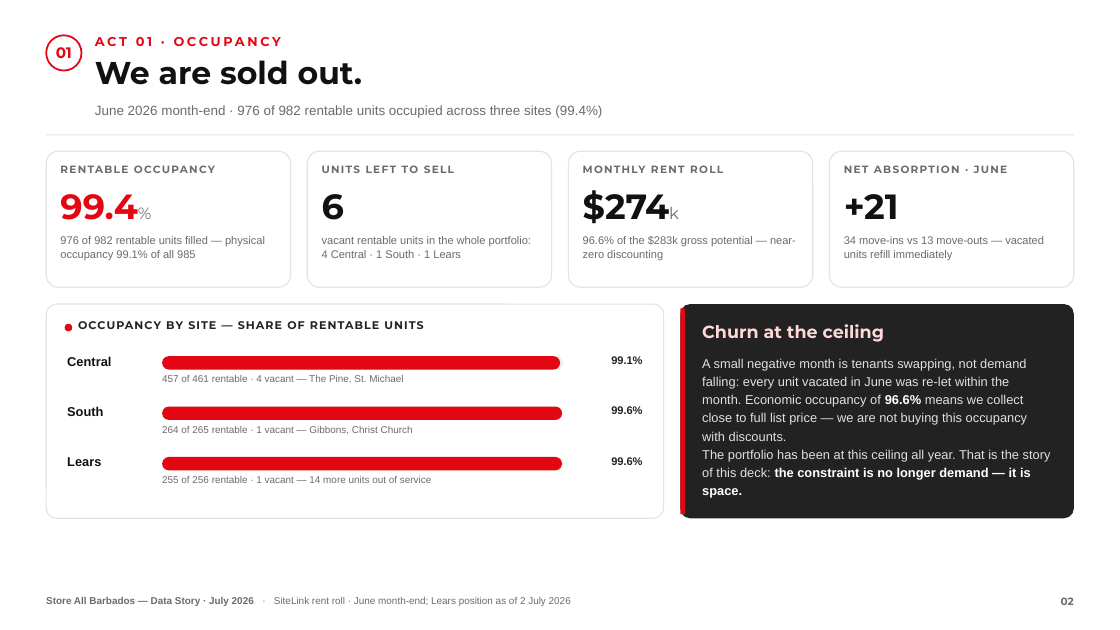
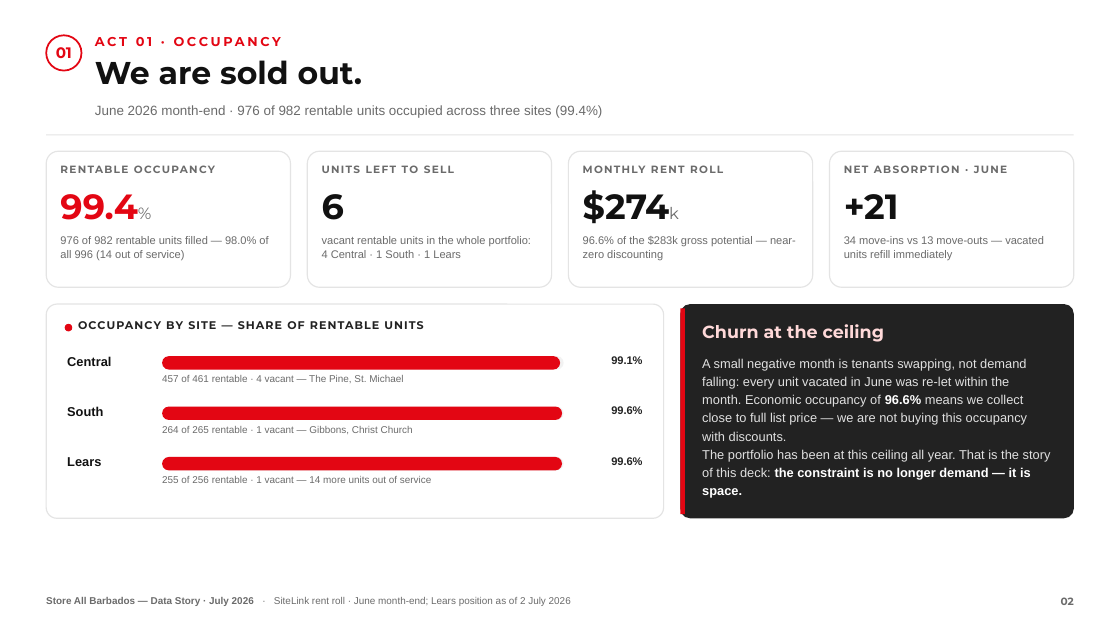
Before and after one commit to BobbyCave246/storealldashboard, a slide deck: slide 2 of docs/storeall-data-story-jul-2026.pptx. Drawn at 1120x630 pixels with LibreOffice and Linux fonts; fonts in the diff are those of the drawing. Boxes give left, top, right and bottom in pixels: in the first picture for what was removed or moved away, otherwise in the second. Text is boxed around its words. In the diff, an @@ line names an element or a change of style, - is before the commit and + after.

```diff
--- a/docs/storeall-data-story-jul-2026.pptx
+++ b/docs/storeall-data-story-jul-2026.pptx
@@ text at (60, 236, 268, 260): text changed @@
-976 of 982 rentable units filled — physical occupancy 99.1% of all 985
+976 of 982 rentable units filled — 98.0% of all 996 (14 out of service)
```
Also in this commit, not shown: 1 other slide changed, 1 other file.
